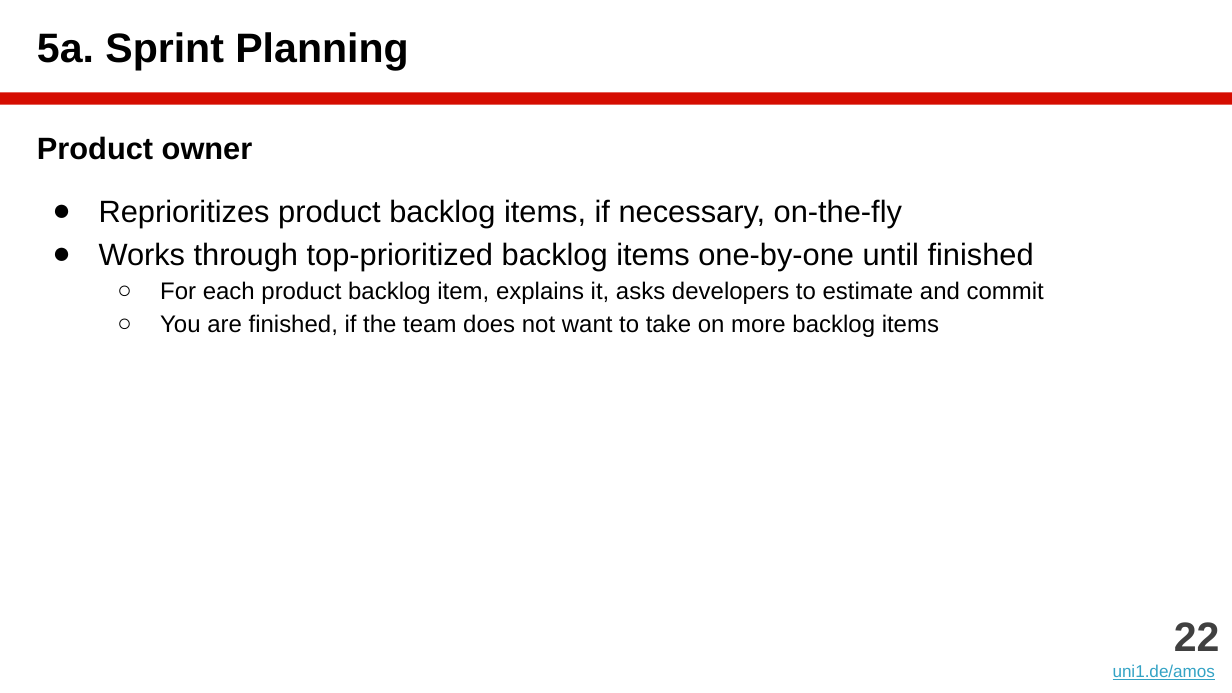
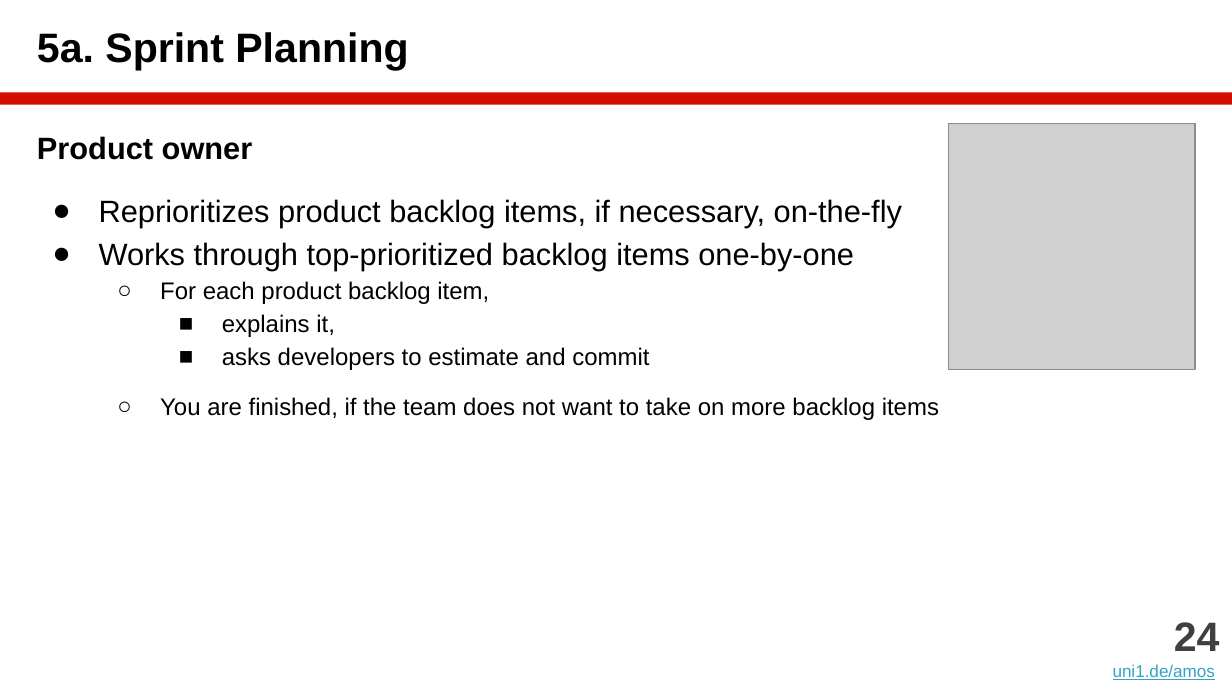
Before and after one commit to dirkriehle/amos-course, a slide deck: slide 24 of Lecture slides/AMOS B02 - Scrum and AMOS.pptx (slide 22 before the commit). Drawn at 1232x693 pixels with LibreOffice and Linux fonts; fonts in the diff are those of the drawing; grey boxes stand for pictures. Boxes give left, top, right and bottom in pixels: in the first picture for what was removed or moved away, otherwise in the second. Text is boxed around its words. In the diff, an @@ line names an element or a change of style, - is before the commit and + after.

```diff
--- a/Lecture slides/AMOS B02 - Scrum and AMOS.pptx
+++ b/Lecture slides/AMOS B02 - Scrum and AMOS.pptx
@@ picture added at [949, 123, 1195, 370] @@
@@ text at [99, 242, 854, 370]: text changed @@
-● Works through top-prioritized backlog items one-by-one until finished
-  ○ For each product backlog item, explains it, asks developers to estimate and commit
+● Works through top-prioritized backlog items one-by-one
+  ○ For each product backlog item,
+    ■ explains it,
+    ■ asks developers to estimate and commit
@@ text at [160, 397, 939, 420]: more space between paragraphs @@
@@ text at [1174, 622, 1220, 651]: text changed @@
-22
+24
```
Also in this commit, not shown: 16 other slides changed, 2 slides added, 1 other file.
